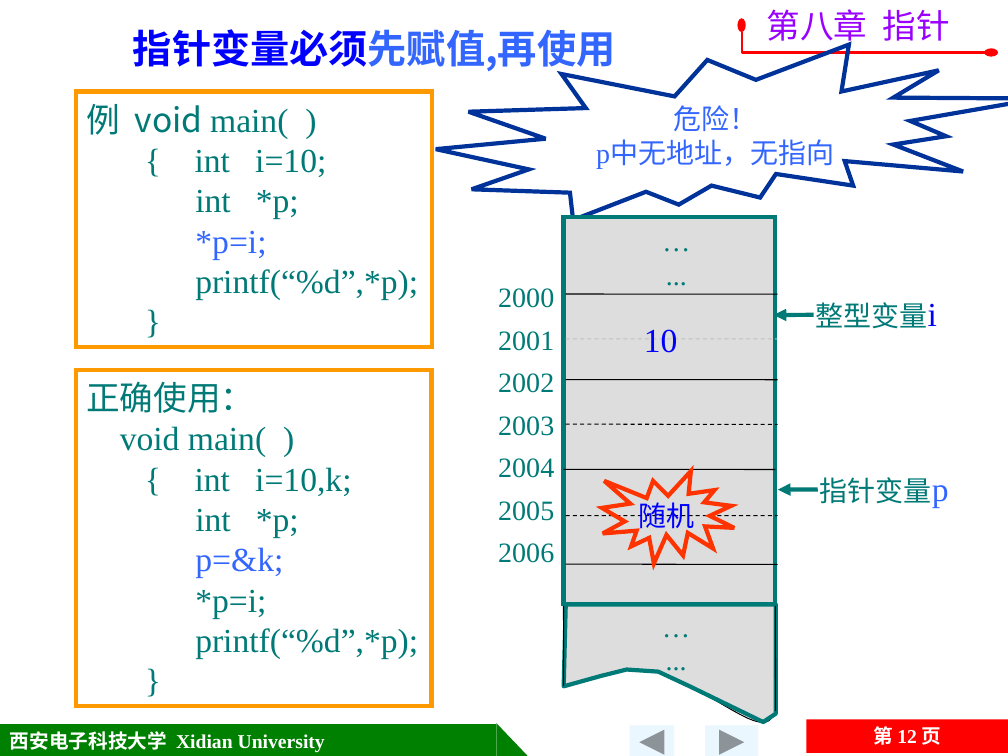
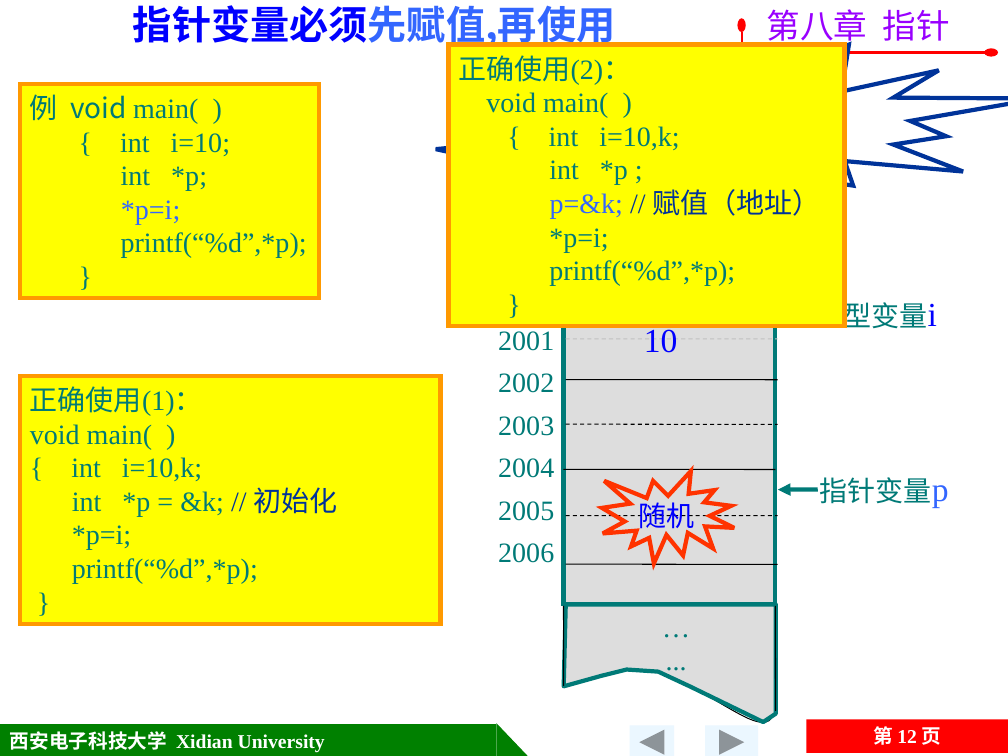
Before and after one commit to jtrfid/C-Repositories, a slide deck: slide 12 of 2016/C语言/课件/第8章 指针.pptx. Drawn at 1008x756 pixels with LibreOffice and Linux fonts; fonts in the diff are those of the drawing; background and template pictures are left out. Boxes give left, top, right and bottom in pixels: in the first picture for what was removed or moved away, otherwise in the second. Text is boxed around its words. In the diff, an @@ line names an element or a change of style, - is before the commit and + after.

```diff
--- a/2016/C语言/课件/第8章 指针.pptx
+++ b/2016/C语言/课件/第8章 指针.pptx
@@ text "指针变量必须先赋值,再使用": place and size @@
-text "指针变量必须先赋值,再使用" at (133,29,615,74)
+text "指针变量必须先赋值,再使用" at (133,5,615,50)
@@ rectangle added at (449,44,845,327), fill #FFFF00, outline #FF9900 3 pt, 20 pt, text #007A77 @@
+正确使用(2)：
+void main( )
+{ int i=10,k;
+int *p ;
+p=&k; // 赋值（地址）
+*p=i;
+printf(“%d”,*p);
+}
@@ rectangle "例 void main( )": place and size @@
-rectangle "例 void main( )" at (77,92,432,348)
+rectangle "例 void main( )" at (20,85,320,298)
@@ rectangle "例 void main( )" at (20,85,320,298): size 24 to 20 pt; fill none to #FFFF00 @@
@@ group removed at (498,228,813,314): 2 texts, 1 line, 1 arrow @@
-…...
-2000
@@ rectangle "正确使用(1)：": place and size @@
-rectangle "正确使用(1)：" at (77,370,431,707)
+rectangle "正确使用(1)：" at (20,376,440,624)
@@ rectangle "正确使用(1)：" at (20,376,440,624): fill none to #FFFF00 @@
@@ text in rectangle at (30,386,203,416): text changed; size 24 to 20 pt @@
-正确使用：
+正确使用(1)：
@@ text in rectangle at (30,424,258,584): size 24 to 20 pt in "void main( )", "{ int i=10,k;", "*p=i;", "printf(“%d”,*p);" and 1 more places @@
@@ text in rectangle at (72,487,338,516): text changed; size 24 to 20 pt @@
-int *p;
-p=&k;
+int *p = &k; // 初始化
```
Also in this commit, not shown: 5 other slides changed, 5 other files.
